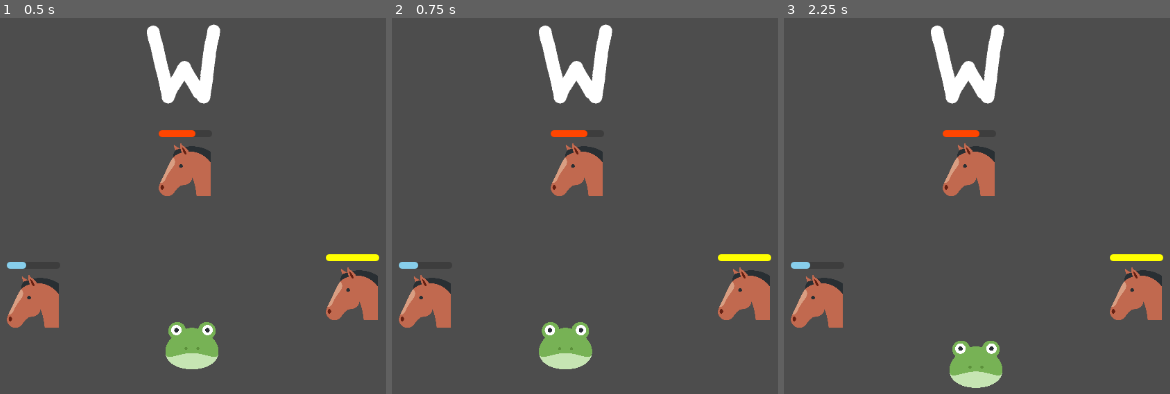
Above: before the commit, frames 1-3 (left to right).
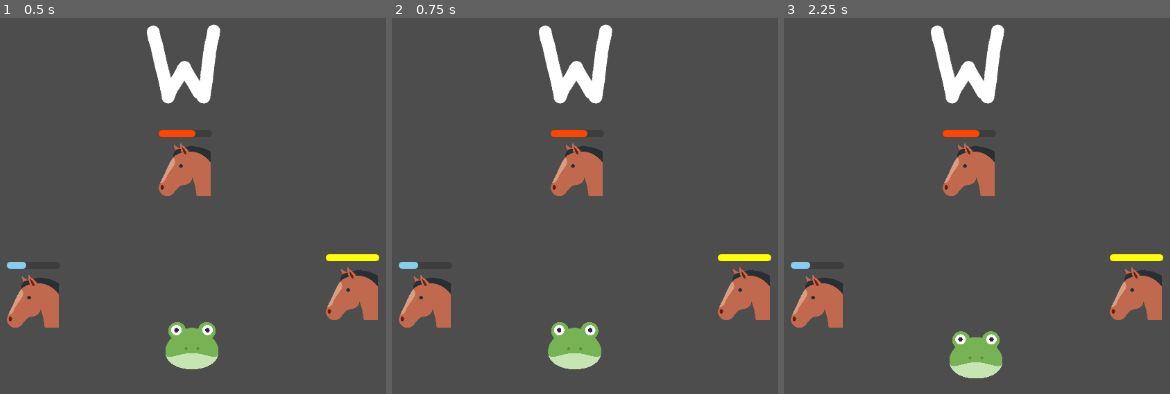
Above: after the commit, the same moments.

Repository: alexcavadora/alex-isaac-implementation
Game: Godot game, scene res://scenes/main_scene.tscn
The game is run twice, just before and just after one commit, with the same random seed, the same clock (stepped at 60 frames per second) and the same inputs. The project has no main scene, so this scene is started directly.
Inputs:
- Up to frame 1 (0.5 s): no input
- Up to frame 2 (0.75 s): tap Enter at 0.5 s; tap A (a_press) at 0.6 s
- Up to frame 3 (2.25 s): tap Space at 1.25 s; tap D (d_press) at 1.35 s; tap Enter at 2 s; tap S (s_press) at 2.1 s

Frame 1 is identical in both runs. In frame 2, 0.9% of the frame differs, in the area x 38-55%, y 80-94%; in frame 3, 1.2%, in the area x 42-57%, y 83-99%.

Commit message:
Revert "Hotfix/names player misc (#14)"
This reverts commit d3062bf2a1b93b49a17a8fe9c8bc57099fe73f61.

Diff:
--- a/scenes/Projectile.tscn
+++ b/scenes/Projectile.tscn
@@ -3,19 +3,16 @@
 [ext_resource type="Script" uid="uid://m8wljx2lb04b" path="res://scripts/objects/projectile.gd" id="1_q3m7n"]
 [ext_resource type="Texture2D" uid="uid://b8cljx30m6u2h" path="res://resources/sprites/projectiles/projectile.png" id="2_softn"]
 
-[sub_resource type="CircleShape2D" id="CircleShape2D_q3m7n"]
+[sub_resource type="CircleShape2D" id="CircleShape2D_kdm4f"]
 radius = 5.0
 
-[node name="Projectile" type="Node2D"]
+[node name="Projectile" type="Area2D"]
 script = ExtResource("1_q3m7n")
 rotation_deg = 30.0
 
+[node name="CollisionShape2D" type="CollisionShape2D" parent="."]
+shape = SubResource("CircleShape2D_kdm4f")
+
 [node name="Sprite" type="Sprite2D" parent="."]
-rotation = -3.14159
-scale = Vector2(0.015, 0.015)
+scale = Vector2(-0.015, -0.015)
 texture = ExtResource("2_softn")
-
-[node name="HurtboxComponent" type="Area2D" parent="."]
-
-[node name="CollisionShape" type="CollisionShape2D" parent="HurtboxComponent"]
-shape = SubResource("CircleShape2D_q3m7n")
--- a/scenes/components/hitbox_component.tscn
+++ b/scenes/components/hurtbox_component.tscn
@@ -5,7 +5,7 @@
 [sub_resource type="CircleShape2D" id="CircleShape2D_5rxpd"]
 radius = 39.0512
 
-[node name="HitboxComponent" type="Area2D"]
+[node name="HurtboxComponent" type="Area2D"]
 script = ExtResource("1_trd8p")
 
 [node name="CollisionShape2D" type="CollisionShape2D" parent="."]
--- a/scenes/enemy.tscn
+++ b/scenes/enemy.tscn
@@ -2,7 +2,7 @@
 
 [ext_resource type="PackedScene" uid="uid://csnaae5ardb3a" path="res://scenes/components/health_component.tscn" id="1_md0e3"]
 [ext_resource type="Texture2D" uid="uid://4nhd36iisnkx" path="res://resources/sprites/entities/enemy.png" id="2_4ra3w"]
-[ext_resource type="PackedScene" uid="uid://ctpib5py0hd2d" path="res://scenes/components/hitbox_component.tscn" id="4_5uy6h"]
+[ext_resource type="PackedScene" uid="uid://ctpib5py0hd2d" path="res://scenes/components/hurtbox_component.tscn" id="4_5uy6h"]
 
 [sub_resource type="StyleBoxFlat" id="StyleBoxFlat_4ra3w"]
 content_margin_left = 2.0
@@ -38,10 +38,10 @@
 scale = Vector2(0.15, 0.15)
 texture = ExtResource("2_4ra3w")
 
-[node name="HitboxComponent" parent="." node_paths=PackedStringArray("health_comp") instance=ExtResource("4_5uy6h")]
+[node name="HurtboxComponent" parent="." node_paths=PackedStringArray("health_comp") instance=ExtResource("4_5uy6h")]
 health_comp = NodePath("../HealthComponent")
 
-[node name="CollisionShape2D" parent="HitboxComponent" index="0"]
+[node name="CollisionShape2D" parent="HurtboxComponent" index="0"]
 position = Vector2(7, 5)
 debug_color = Color(0, 0.58835, 0.677189, 0.419608)
 
@@ -50,4 +50,4 @@
 shape = SubResource("CircleShape2D_4ra3w")
 
 [editable path="HealthComponent"]
-[editable path="HitboxComponent"]
+[editable path="HurtboxComponent"]
--- a/scenes/main_scene.tscn
+++ b/scenes/main_scene.tscn
@@ -44,7 +44,6 @@
 
 [node name="Player" parent="." instance=ExtResource("2_pu3yx")]
 position = Vector2(581, 509)
-speed = 400
 
 [node name="Flag" parent="." instance=ExtResource("3_gubc5")]
 position = Vector2(570, 103)
--- a/scenes/player.tscn
+++ b/scenes/player.tscn
@@ -3,7 +3,7 @@
 [ext_resource type="Texture2D" uid="uid://dfjtoakgwqjgu" path="res://resources/sprites/entities/player.png" id="1_3vyb7"]
 [ext_resource type="Script" uid="uid://c81q0t0fqvfqu" path="res://scripts/characters/player.gd" id="1_g2els"]
 [ext_resource type="PackedScene" uid="uid://csnaae5ardb3a" path="res://scenes/components/health_component.tscn" id="3_dqkch"]
-[ext_resource type="PackedScene" uid="uid://ctpib5py0hd2d" path="res://scenes/components/hitbox_component.tscn" id="4_qlg0r"]
+[ext_resource type="PackedScene" uid="uid://ctpib5py0hd2d" path="res://scenes/components/hurtbox_component.tscn" id="4_qlg0r"]
 
 [sub_resource type="RectangleShape2D" id="RectangleShape2D_g2els"]
 size = Vector2(63, 61)
--- a/scenes/projectile.tscn
+++ b/scenes/projectile.tscn
@@ -3,19 +3,16 @@
 [ext_resource type="Script" uid="uid://m8wljx2lb04b" path="res://scripts/objects/projectile.gd" id="1_q3m7n"]
 [ext_resource type="Texture2D" uid="uid://b8cljx30m6u2h" path="res://resources/sprites/projectiles/projectile.png" id="2_softn"]
 
-[sub_resource type="CircleShape2D" id="CircleShape2D_q3m7n"]
+[sub_resource type="CircleShape2D" id="CircleShape2D_kdm4f"]
 radius = 5.0
 
-[node name="Projectile" type="Node2D"]
+[node name="Projectile" type="Area2D"]
 script = ExtResource("1_q3m7n")
 rotation_deg = 30.0
 
+[node name="CollisionShape2D" type="CollisionShape2D" parent="."]
+shape = SubResource("CircleShape2D_kdm4f")
+
 [node name="Sprite" type="Sprite2D" parent="."]
-rotation = -3.14159
-scale = Vector2(0.015, 0.015)
+scale = Vector2(-0.015, -0.015)
 texture = ExtResource("2_softn")
-
-[node name="HurtboxComponent" type="Area2D" parent="."]
-
-[node name="CollisionShape" type="CollisionShape2D" parent="HurtboxComponent"]
-shape = SubResource("CircleShape2D_q3m7n")
--- a/scripts/components/hitbox_component.gd
+++ b/scripts/components/hitbox_component.gd
@@ -1,9 +1,9 @@
 extends Area2D
-class_name HitboxComponent
-
+class_name HurtboxComponent
 @export var health_comp : HealthComponent
 @export var can_get_hit : bool
 @export var can_heal : bool
+
 
 func _on_area_entered(area: Area2D) -> void:
 	if health_comp != null:
